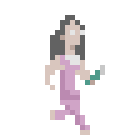
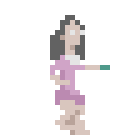
Comparing the layer stacks of the two 140x135 images. Changes:
hid group "Group 1 copy" (8 layers) over [45, 55, 110, 135]
hid "Layer 2" (2nd of 3, in "Group 1 copy") over [45, 55, 105, 135]
added group "Group 1 copy 2" with 8 layers above "Layer 1" over [45, 55, 110, 135]
added layer "Layer 2 copy 5" (3rd of 3, in "Group 1 copy 2") in group "Group 1 copy 2" over [50, 55, 110, 135]
